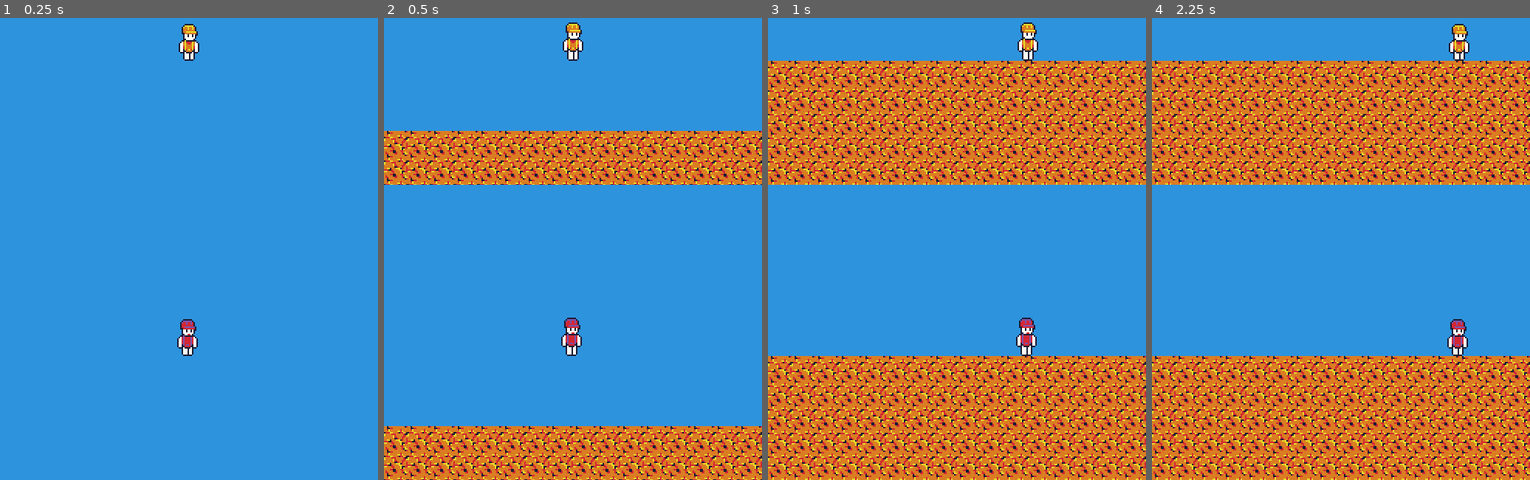
Above: before the commit, frames 1-4 (left to right).
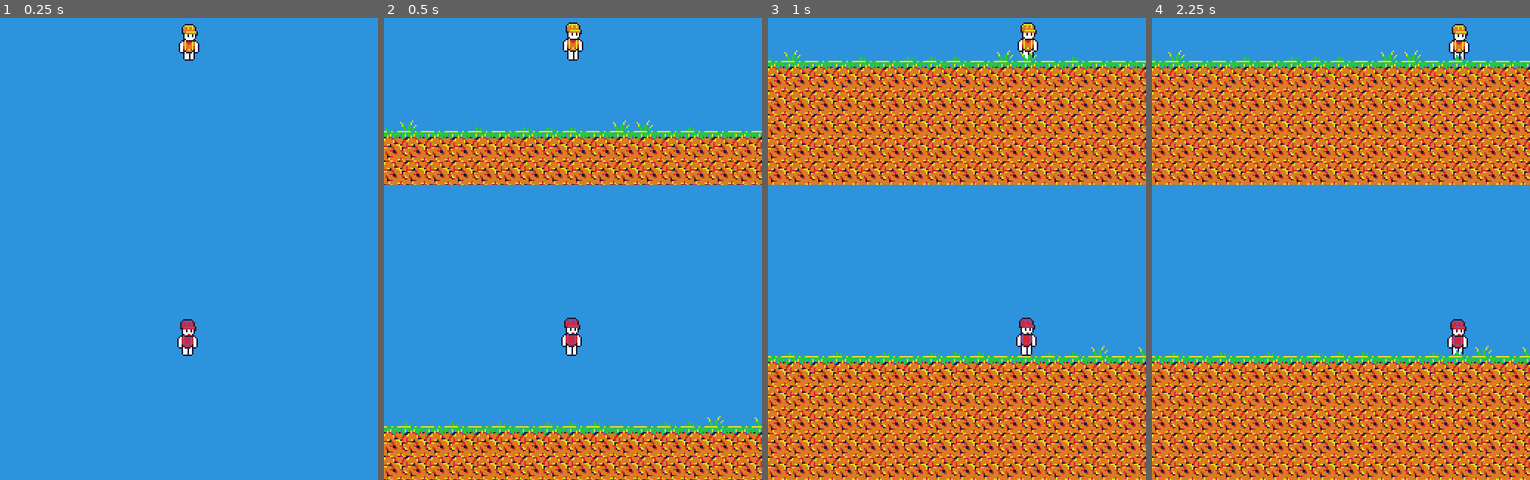
Above: after the commit, the same moments.

Repository: Quarticore/DigDig
Game: Godot game, scene res://node_2d.tscn
Same seed, same stepped clock (60 frames per second), same inputs: the game is played once before the commit and once after it.
Inputs:
- Up to frame 1 (0.25 s): no input
- Up to frame 2 (0.5 s): no input
- Up to frame 3 (1 s): hold D (move_right) from 0.53 s (still down)
- Up to frame 4 (2.25 s): release D (move_right) at 1.28 s; hold S (move_down) 1.28-2.03 s; hold D (move_right) from 2.03 s (still down)

Frame 1 is identical in both runs. In frame 2, 3.3% of the frame differs, in the area x 0-100%, y 22-91%; in frame 3, 3.3%; in frame 4, 3.4%, in the area x 0-100%, y 7-76%.

Commit message:
random grass

Diff:
--- a/scr/init.gd
+++ b/scr/init.gd
@@ -2,8 +2,13 @@
 
 # Called when the node enters the scene tree for the first time.
 func _ready():
+	var rng = RandomNumberGenerator.new()
 	const dirt_script = preload("res://scr/block.gd")
 	const dirt_tex = preload("res://tex/dirt.png")
+	const grass_tex = preload("res://tex/grassblock.png")
+	const tuft1 = preload("res://tex/blades.png")
+	const tuft2 = preload("res://tex/blades2.png")
+
 	const tilesize = 16
 	const tile_scale = 2
 
@@ -11,6 +16,32 @@
 	const cols = 80
 
 	var world = $SubViewportContainer/SubViewport
+
+	# Draw some grass tufts
+	for c in cols:
+		var row = -(rows / 2) - 1
+		var col = c - (cols / 2)
+		var num = rng.randi_range(0, 4)
+
+		# Create a sprite node
+		var draw = false
+		var sprite = Sprite2D.new()
+
+		if num == 1:
+			sprite.texture = tuft1
+			draw = true
+
+		if num == 3:
+			sprite.texture = tuft2
+			draw = true
+
+		if draw:
+			print("drawing grass")
+			sprite.position = Vector2(16 * tile_scale * col, 16 * tile_scale * row)
+			sprite.scale = Vector2(tile_scale, tile_scale)
+			sprite.texture_filter = CanvasItem.TEXTURE_FILTER_NEAREST
+			world.add_child(sprite)
+
 
 	# Create a bunch of tileNodes
 	for r in rows:
@@ -25,7 +56,12 @@
 			tileNode.set_position(position)
 
 			tileSprite.scale = Vector2(tile_scale, tile_scale)
-			tileSprite.texture = dirt_tex
+
+			if r == 0:
+				tileSprite.texture = grass_tex
+			else:
+				tileSprite.texture = dirt_tex
+
 			tileSprite.texture_filter = CanvasItem.TEXTURE_FILTER_NEAREST
 
 			tileNode.add_child(tileSprite)
Binary file added: tex/blades.png
Not shown, added: tex/blades.png.import
Binary file added: tex/blades2.png
Not shown, added: tex/blades2.png.import
Binary file added: tex/clouds0.png
Not shown, added: tex/clouds0.png.import
Binary file added: tex/clouds1.png
Not shown, added: tex/clouds1.png.import
Binary file added: tex/clouds2.png
Not shown, added: tex/clouds2.png.import
Binary file added: tex/clouds3.png
Not shown, added: tex/clouds3.png.import
(and 8 more such lines)
